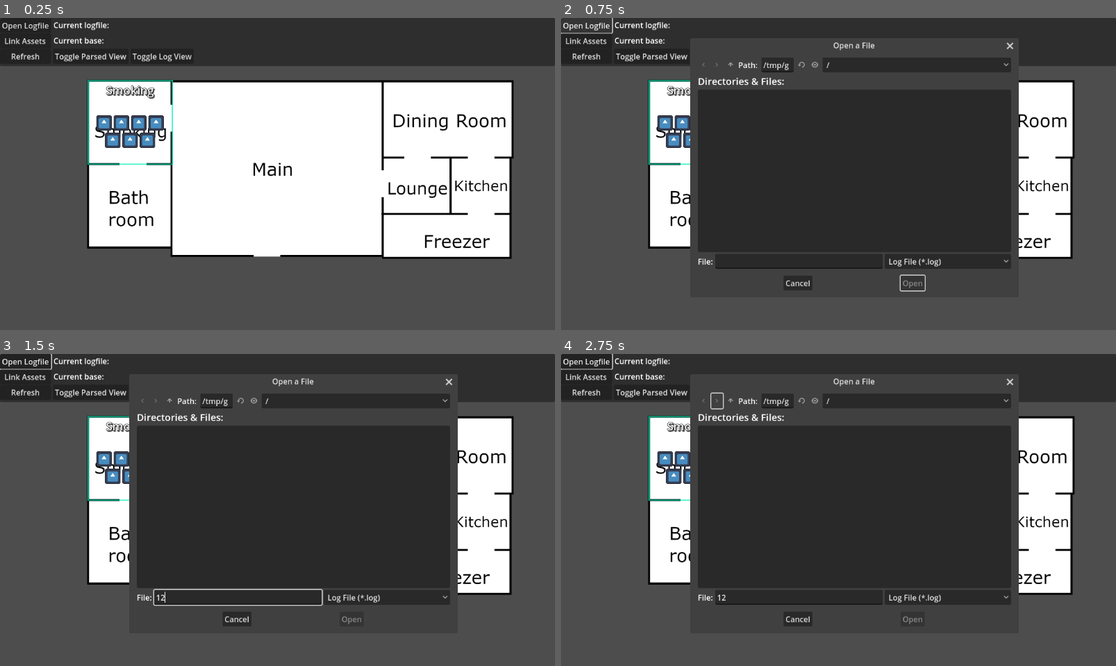
Above: before the commit, frames 1-4 (two rows, left to right).
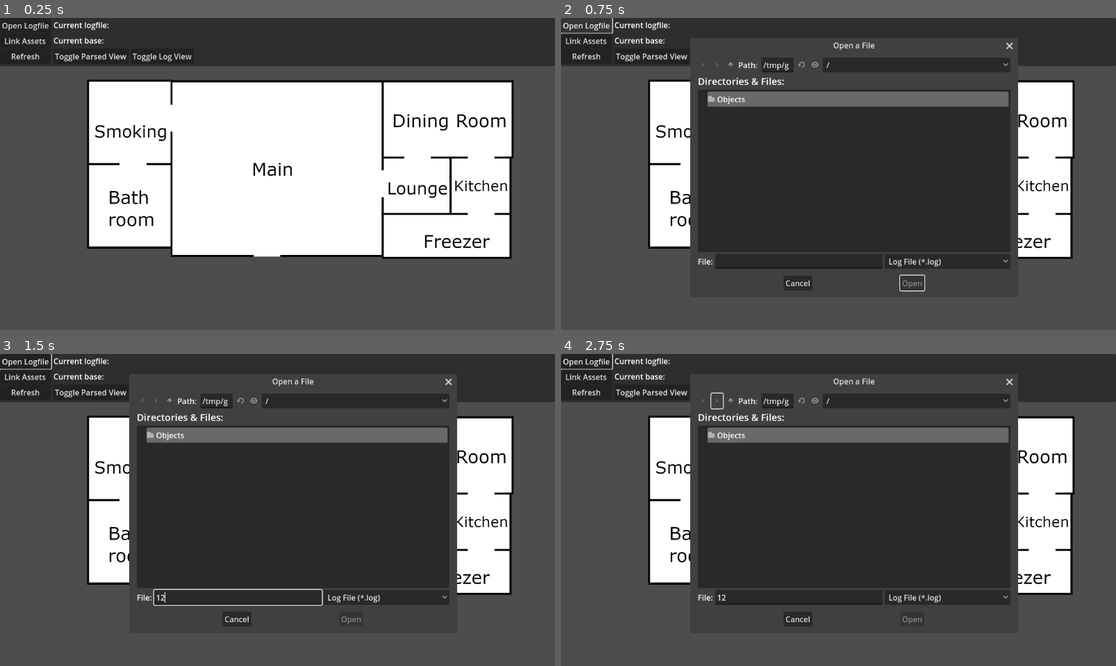
Above: after the commit, the same moments.

Repository: Crystalwarrior/AO2-LogReader
Game: Godot game, scene res://view.tscn
Two runs of this game, one before a commit and one after it. Both use one fixed random seed, a clock stepped at 60 frames per second and the inputs below. The engine's default icon, where the game draws it, is replaced by a stand-in: a white triangle on a blue panel in a dark square.
Inputs (mouse positions are in pixels of both pictures, inside the frame that each line leads up to):
- Up to frame 1 (0.25 s): no input
- Up to frame 2 (0.75 s): click "Open Logfile" at 0.5 s
- Up to frame 3 (1.5 s): click (238, 597) at 1.27 s; type "12" at 1.35 s
- Up to frame 4 (2.75 s): click (716, 400) at 2 s

The runs differ from the first frame. In frame 1, 1.5% of the frame differs, in the area x 15-32%, y 19-48%; in frame 2, 3.5%, in the area x 15-83%, y 7-88%; in frame 3, 3.5%; in frame 4, 3.5%.

Commit message:
Implemented area loading and area object
Implemented so when a movement happen the new Areas node create an area object with the name of the area ID. Area objects can be positioned and scaled.

Diff:
--- /dev/null
+++ b/Areas.gd
@@ -0,0 +1,36 @@
+extends Control
+
+var area = preload("res://Objects/Area.tscn")
+
+var zoomValue = 1
+
+var prevArea
+var prevPos
+
+func _is_exist(ID):
+	for child in self.get_children():
+		if child.name == ID:
+			return true
+	return false
+
+func _create_area(name, ID):
+	var newArea = area.instantiate()
+	newArea.name = ID
+	newArea.get_node("%Name").text = name
+	if prevArea:
+		if prevArea.position == prevPos:
+			newArea.position += prevArea.position + Vector2(prevArea.size.x + 10, 0)
+	self.add_child(newArea)
+	prevArea = newArea
+	prevPos = prevArea.position
+
+
+func _on_main_window_movement(char, from, fromID, to, toID):
+	if !_is_exist(fromID):
+		_create_area(from, fromID)
+	if !_is_exist(toID):
+		_create_area(to, toID)
+
+
+func _on_map_view_camera_zoom_change(value):
+	zoomValue = value
--- a/MapViewCamera.gd
+++ b/MapViewCamera.gd
@@ -1,11 +1,15 @@
 extends Camera2D
+
+signal zoomChange(value)
 
 func _unhandled_input(event):
 	if event is InputEventMouseButton:
 		if event.button_index == MOUSE_BUTTON_WHEEL_UP and event.pressed:
 			zoom += Vector2(0.1, 0.1)
+			emit_signal("zoomChange", zoom.x)
 		if event.button_index == MOUSE_BUTTON_WHEEL_DOWN and event.pressed:
 			zoom -= Vector2(0.1, 0.1)
+			emit_signal("zoomChange", zoom.x)
 	if event is InputEventMouseMotion:
 		if Input.is_mouse_button_pressed(MOUSE_BUTTON_MIDDLE):
 			position -= (event.relative / zoom.x)
--- /dev/null
+++ b/Objects/Area.gd
@@ -0,0 +1,21 @@
+extends Control
+
+
+# Called when the node enters the scene tree for the first time.
+func _ready():
+	pass # Replace with function body.
+
+
+# Called every frame. 'delta' is the elapsed time since the previous frame.
+func _process(delta):
+	pass
+
+
+func _input(event):
+	if event is InputEventMouseMotion:
+		if Input.is_mouse_button_pressed(MOUSE_BUTTON_LEFT):
+#				print("WEWEWEWE")
+			if %ScaleButton.button_pressed:
+				self.size += event.get_relative() / get_parent().zoomValue
+			if %MoveButton.button_pressed:
+				self.position += event.get_relative() / get_parent().zoomValue
--- /dev/null
+++ b/Objects/Area.tscn
@@ -0,0 +1,58 @@
+[gd_scene load_steps=6 format=3 uid="uid://c1r18f760s7yv"]
+
+[ext_resource type="Script" path="res://Objects/Area.gd" id="1_kgmpt"]
+[ext_resource type="Texture2D" uid="uid://bfdtgpvvqgd4e" path="res://Objects/handler.png" id="2_tkvok"]
+
+[sub_resource type="StyleBoxFlat" id="StyleBoxFlat_uy4v7"]
+draw_center = false
+border_width_left = 4
+border_width_top = 4
+border_width_right = 4
+border_width_bottom = 4
+border_color = Color(0, 0.937255, 0.717647, 1)
+border_blend = true
+
+[sub_resource type="StyleBoxFlat" id="StyleBoxFlat_eornv"]
+bg_color = Color(0.160784, 0.231373, 0.239216, 0.443137)
+
+[sub_resource type="StyleBoxFlat" id="StyleBoxFlat_k3obn"]
+bg_color = Color(0.160784, 0.231373, 0.239216, 0.443137)
+
+[node name="PanelContainer" type="PanelContainer"]
+offset_right = 68.0
+offset_bottom = 68.0
+mouse_filter = 1
+theme_override_styles/panel = SubResource("StyleBoxFlat_uy4v7")
+script = ExtResource("1_kgmpt")
+
+[node name="VBoxContainer" type="VBoxContainer" parent="."]
+layout_mode = 2
+
+[node name="Name" type="Label" parent="VBoxContainer"]
+unique_name_in_owner = true
+z_index = 2
+layout_mode = 2
+horizontal_alignment = 1
+
+[node name="HFlowContainer" type="HFlowContainer" parent="VBoxContainer"]
+layout_mode = 2
+
+[node name="MoveButton" type="Button" parent="."]
+unique_name_in_owner = true
+layout_mode = 2
+focus_mode = 0
+mouse_filter = 1
+theme_override_styles/normal = SubResource("StyleBoxFlat_eornv")
+theme_override_styles/hover = SubResource("StyleBoxFlat_k3obn")
+theme_override_styles/pressed = SubResource("StyleBoxFlat_eornv")
+
+[node name="ScaleButton" type="TextureButton" parent="."]
+unique_name_in_owner = true
+layout_mode = 2
+size_flags_horizontal = 8
+size_flags_vertical = 8
+focus_mode = 0
+mouse_filter = 1
+keep_pressed_outside = true
+texture_normal = ExtResource("2_tkvok")
+stretch_mode = 4
--- a/main_window.gd
+++ b/main_window.gd
@@ -5,6 +5,7 @@
 @onready var file_dialog: FileDialog = $FileDialog
 @onready var folder_dialog: FileDialog = $FolderDialog
 
+signal movement(char, from, fromID, to, toID)
 
 var asset_folder_path: String
 
@@ -67,8 +68,15 @@
 	var speaker = line.substr(0, line.find(":")).strip_edges()
 	var italics = false
 	if is_ooc:
-		if not hostname and (message.begins_with("===") or message.begins_with("Character changed")) and speaker != "[Global log]":
+		if not hostname and (message.begins_with("===") or message.begins_with("Changed to")) and speaker != "[Global log]":
 			hostname = speaker
+		if speaker == hostname and line.find("moves from") != -1:
+			var character = line.split("]")[1].lstrip(" ").split("moves from")[0].rstrip(" ")
+			var from = line.split("] ")[2].split(" to")[0]
+			var fromID = line.split("] ")[1].split("[")[1]
+			var to = line.split("] ")[3].rsplit(".")[0]
+			var toID = line.split("] ")[2].split("[")[1]
+			emit_signal("movement", character, from, fromID, to, toID)
 	else:
 		var actions = ["shouts", "has "]
 		for action in actions:
--- a/main_window.tscn
+++ b/main_window.tscn
@@ -108,6 +108,7 @@
 offset_top = 100.0
 offset_right = 1.0
 grow_vertical = 2
+mouse_filter = 1
 metadata/_edit_use_anchors_ = true
 
 [node name="ParsedView" type="RichTextLabel" parent="PanelContainer"]
@@ -131,6 +132,7 @@
 offset_top = 100.0
 grow_horizontal = 0
 grow_vertical = 2
+mouse_filter = 1
 mouse_force_pass_scroll_events = false
 theme_override_colors/font_readonly_color = Color(1, 1, 1, 1)
 editable = false
--- a/view.tscn
+++ b/view.tscn
@@ -1,26 +1,9 @@
-[gd_scene load_steps=7 format=3 uid="uid://cbk86f7aw7aae"]
+[gd_scene load_steps=5 format=3 uid="uid://cbk86f7aw7aae"]
 
 [ext_resource type="Texture2D" uid="uid://c10dfsnyvpt2s" path="res://map.png" id="1_25yal"]
 [ext_resource type="PackedScene" uid="uid://cpp1f87megsvi" path="res://main_window.tscn" id="1_h1np8"]
-[ext_resource type="Texture2D" uid="uid://22wd32sixsmy" path="res://icon.svg" id="2_tnsyh"]
+[ext_resource type="Script" path="res://Areas.gd" id="3_5a0sm"]
 [ext_resource type="Script" path="res://MapViewCamera.gd" id="3_xct7p"]
-
-[sub_resource type="StyleBoxFlat" id="StyleBoxFlat_bmeca"]
-draw_center = false
-border_width_left = 4
-border_width_top = 4
-border_width_right = 4
-border_width_bottom = 4
-border_color = Color(0, 0.937255, 0.717647, 1)
-border_blend = true
-
-[sub_resource type="LabelSettings" id="LabelSettings_1slce"]
-font_size = 24
-outline_size = 3
-outline_color = Color(0, 0, 0, 1)
-shadow_size = 3
-shadow_color = Color(0, 0, 0, 0.54902)
-shadow_offset = Vector2(2, 2)
 
 [node name="View" type="Node2D"]
 
@@ -33,77 +16,15 @@
 scale = Vector2(0.597222, 0.597222)
 texture = ExtResource("1_25yal")
 
-[node name="Area" type="PanelContainer" parent="."]
-offset_left = 182.0
-offset_top = 129.0
-offset_right = 359.0
-offset_bottom = 305.0
-theme_override_styles/panel = SubResource("StyleBoxFlat_bmeca")
-
-[node name="VBoxContainer" type="VBoxContainer" parent="Area"]
-layout_mode = 2
-
-[node name="Label" type="Label" parent="Area/VBoxContainer"]
-layout_mode = 2
-text = "Smoking"
-label_settings = SubResource("LabelSettings_1slce")
-horizontal_alignment = 1
-autowrap_mode = 3
-
-[node name="CharacterContainer" type="HFlowContainer" parent="Area/VBoxContainer"]
-layout_mode = 2
-size_flags_vertical = 6
-alignment = 1
-
-[node name="Chara" type="TextureRect" parent="Area/VBoxContainer/CharacterContainer"]
-custom_minimum_size = Vector2(32, 32)
-layout_mode = 2
-texture = ExtResource("2_tnsyh")
-expand_mode = 1
-stretch_mode = 5
-
-[node name="Chara2" type="TextureRect" parent="Area/VBoxContainer/CharacterContainer"]
-custom_minimum_size = Vector2(32, 32)
-layout_mode = 2
-texture = ExtResource("2_tnsyh")
-expand_mode = 1
-stretch_mode = 5
-
-[node name="Chara3" type="TextureRect" parent="Area/VBoxContainer/CharacterContainer"]
-custom_minimum_size = Vector2(32, 32)
-layout_mode = 2
-texture = ExtResource("2_tnsyh")
-expand_mode = 1
-stretch_mode = 5
-
-[node name="Chara4" type="TextureRect" parent="Area/VBoxContainer/CharacterContainer"]
-custom_minimum_size = Vector2(32, 32)
-layout_mode = 2
-texture = ExtResource("2_tnsyh")
-expand_mode = 1
-stretch_mode = 5
-
-[node name="Chara5" type="TextureRect" parent="Area/VBoxContainer/CharacterContainer"]
-custom_minimum_size = Vector2(32, 32)
-layout_mode = 2
-texture = ExtResource("2_tnsyh")
-expand_mode = 1
-stretch_mode = 5
-
-[node name="Chara6" type="TextureRect" parent="Area/VBoxContainer/CharacterContainer"]
-custom_minimum_size = Vector2(32, 32)
-layout_mode = 2
-texture = ExtResource("2_tnsyh")
-expand_mode = 1
-stretch_mode = 5
-
-[node name="Chara7" type="TextureRect" parent="Area/VBoxContainer/CharacterContainer"]
-custom_minimum_size = Vector2(32, 32)
-layout_mode = 2
-texture = ExtResource("2_tnsyh")
-expand_mode = 1
-stretch_mode = 5
+[node name="Areas" type="Control" parent="."]
+layout_mode = 3
+anchors_preset = 0
+mouse_filter = 1
+script = ExtResource("3_5a0sm")
 
 [node name="MapViewCamera" type="Camera2D" parent="."]
 position = Vector2(576, 324)
 script = ExtResource("3_xct7p")
+
+[connection signal="movement" from="CanvasLayer/MainWindow" to="Areas" method="_on_main_window_movement"]
+[connection signal="zoomChange" from="MapViewCamera" to="Areas" method="_on_map_view_camera_zoom_change"]
Binary file added: Objects/handler.png
Not shown, added: Objects/handler.png.import
Not shown, changed: ALL.log
